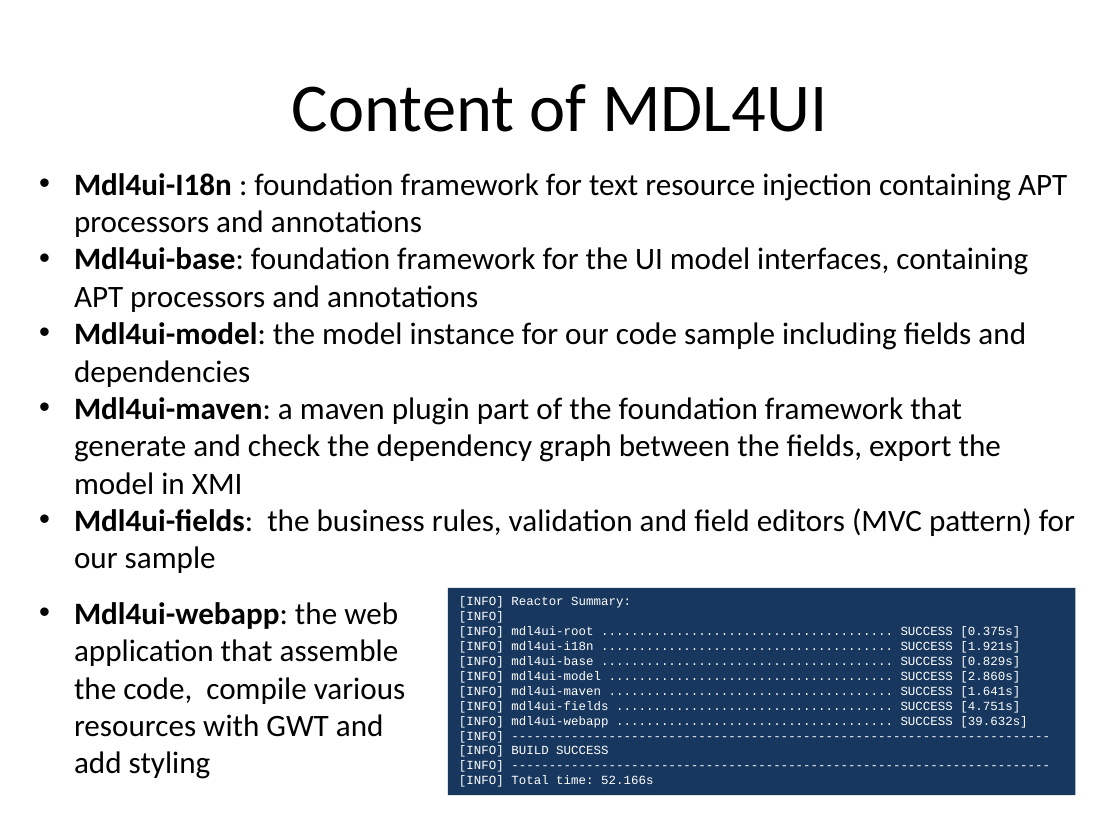
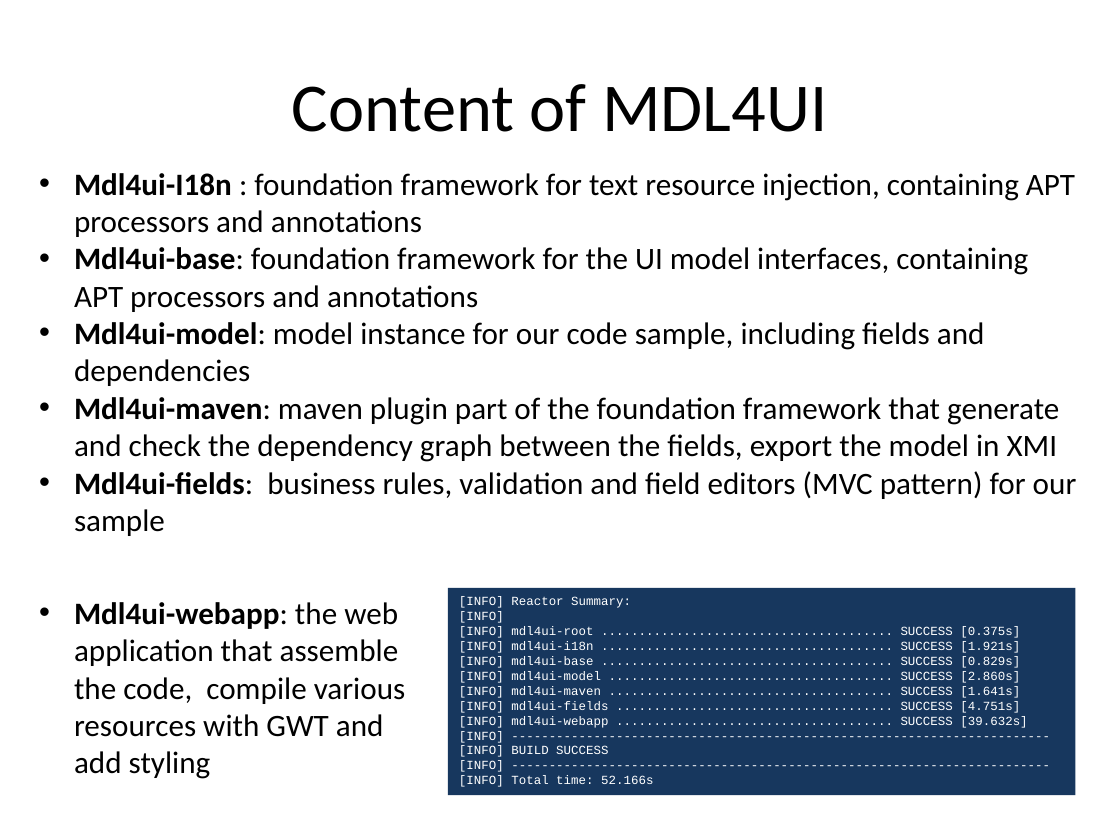
Before and after one commit to lesfurets/mdl4ui, a slide deck: slide 11 of mdl4ui-docs/mdl4ui_cg2013.pptx. Drawn at 1120x840 pixels with LibreOffice and Linux fonts; fonts in the diff are those of the drawing. Boxes give left, top, right and bottom in pixels: in the first picture for what was removed or moved away, otherwise in the second. Text is boxed around its words. In the diff, an @@ line names an element or a change of style, - is before the commit and + after.

Commit message:
fixing spelling issues on MDL4UI presentation (to continue)

```diff
--- a/mdl4ui-docs/mdl4ui_cg2013.pptx
+++ b/mdl4ui-docs/mdl4ui_cg2013.pptx
@@ text at (x1=74, y1=173, x2=1075, y2=237): text changed @@
-• Mdl4ui-I18n : foundation framework for text resource injection containing APT processors and annotations
+• Mdl4ui-I18n : foundation framework for text resource injection, containing APT processors and annotations
@@ text at (x1=74, y1=322, x2=1077, y2=536): text changed @@
-• Mdl4ui-model: the model instance for our code sample including fields and dependencies
-• Mdl4ui-maven: a maven plugin part of the foundation framework that generate and check the dependency graph between the fields, export the model in XMI
-• Mdl4ui-fields: the business rules, validation and field editors (MVC pattern) for our sample
+• Mdl4ui-model: model instance for our code sample, including fields and dependencies
+• Mdl4ui-maven: maven plugin part of the foundation framework that generate and check the dependency graph between the fields, export the model in XMI
+• Mdl4ui-fields: business rules, validation and field editors (MVC pattern) for our sample
```
Also in this commit, not shown: 8 other slides changed.
